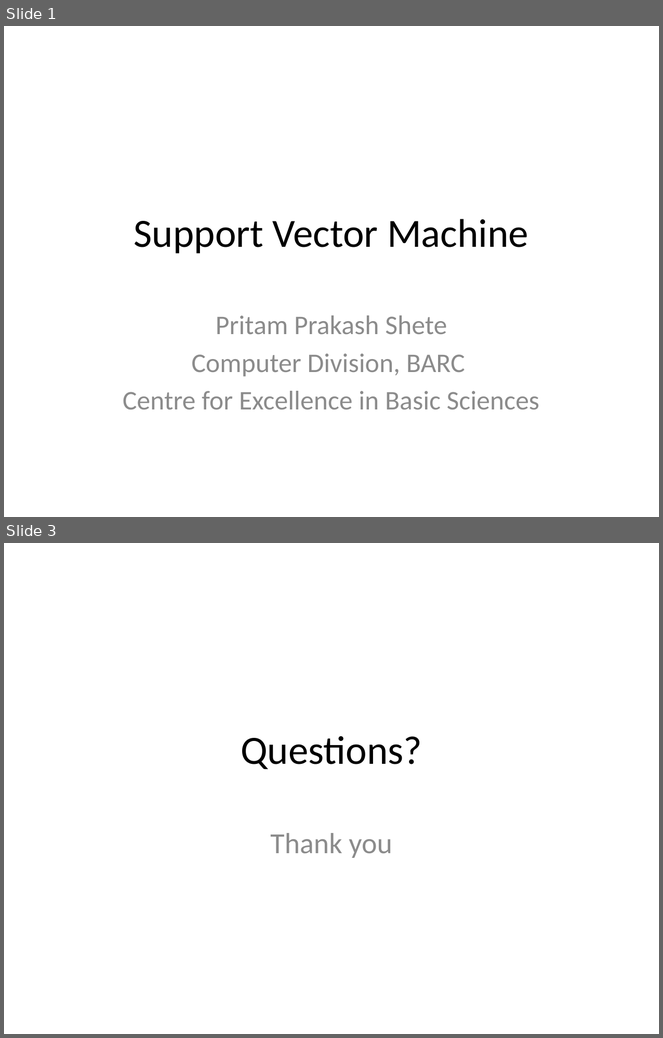
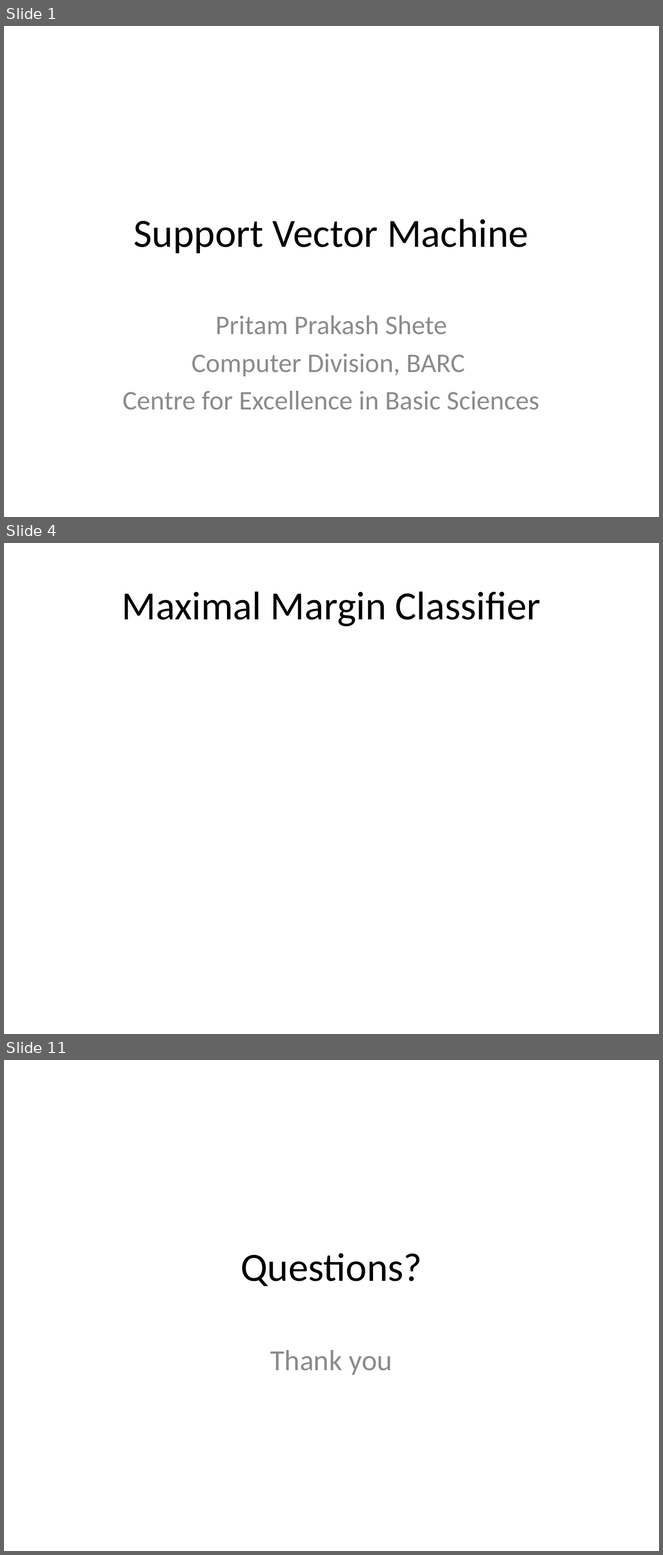
Before and after one commit to look4pritam/ArtificialIntelligence, a slide deck: MachineLearning/SupportVectorMachine/SupportVectorMachine.pptx. Shown one above the other, each under a label of ours: slides 1 and 3 before the commit, slides 1, 4 and 11 after it; the slides between them are not shown. The pictures are 663x1038 and 663x1555 pixels, drawn with LibreOffice and Linux fonts; fonts in the diff are those of the drawing. Boxes give left, top, right and bottom in pixels: in the first picture for what was removed or moved away, otherwise in the second. Text is boxed around its words. In the diff, an @@ line names an element or a change of style, - is before the commit and + after.

```diff
--- a/MachineLearning/SupportVectorMachine/SupportVectorMachine.pptx
+++ b/MachineLearning/SupportVectorMachine/SupportVectorMachine.pptx
@@ slide 4 added at (4,543,659,1034), background #FFFFFF @@
@@ title added at (122,591,541,627), 44 pt, text #000000 @@
+Maximal Margin Classifier
@@ what was slide 3 is now slide 11 @@
```
Also in this commit, not shown: 8 other slides added, 1 slide removed.
